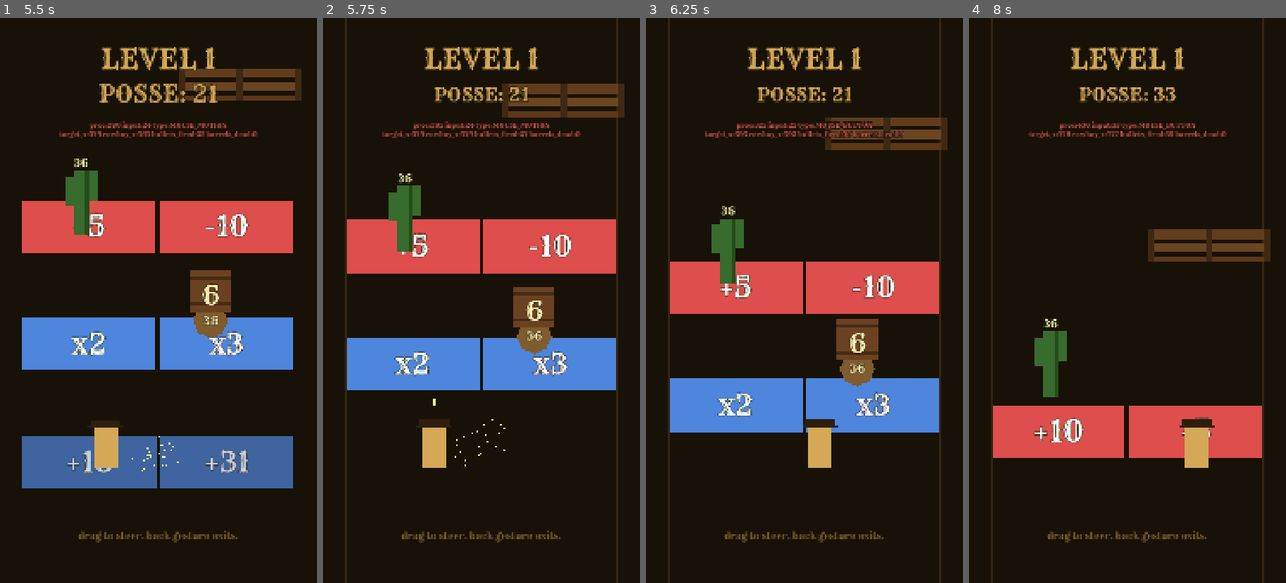
Above: before the commit, frames 1-4 (left to right).
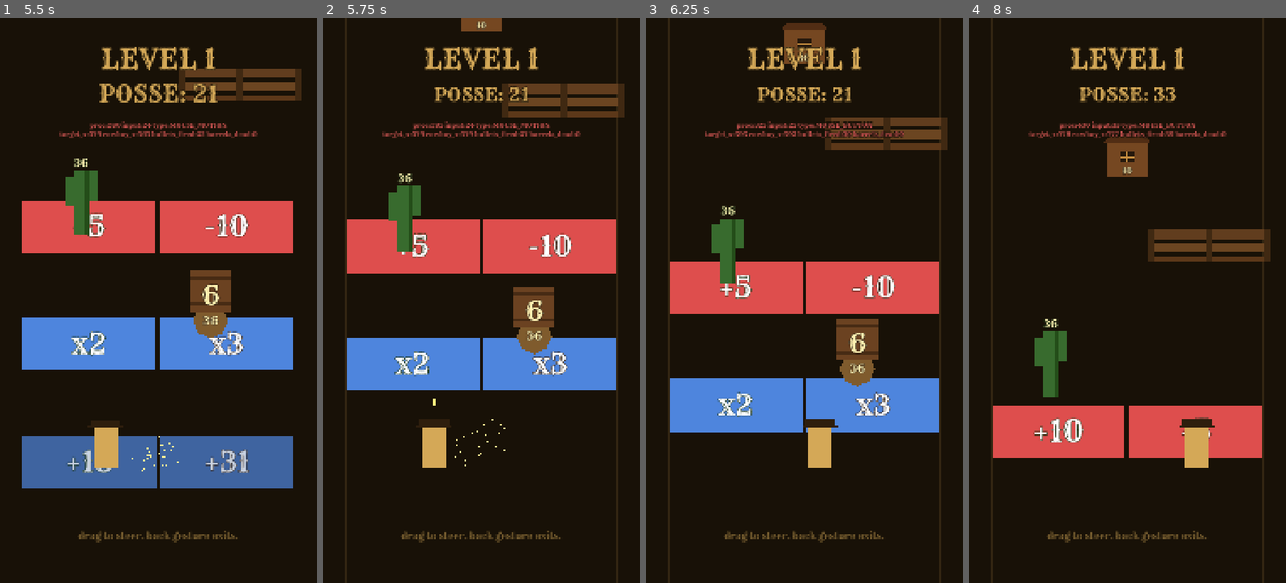
Above: after the commit, the same moments.

Repository: Joeputin100/Not_This_Again
Game: Godot game, scene res://scenes/main_menu.tscn
Same seed, same stepped clock (60 frames per second), same inputs: the game is played once before the commit and once after it.
Inputs (mouse positions are in pixels of both pictures, inside the frame that each line leads up to):
- Up to frame 1 (5.5 s): click "PLAY" at 0.5 s; tap Enter at 1.25 s; move the mouse to (228, 272) at 1.27 s; hold Shift 1.28-2 s; click (228, 272) at 1.42 s; drag from (95, 328) to (142, 413) at 2.02 s; move the mouse to (190, 176) at 2.77 s; tap Ctrl at 2.85 s; click (190, 176) at 2.92 s; drag from (142, 413) to (63, 215) at 3.52 s; move the mouse to (253, 385) at 4.27 s; tap Alt at 4.35 s; click (253, 385) at 4.42 s; drag from (63, 215) to (110, 159) at 5.02 s
- Up to frame 2 (5.75 s): no input
- Up to frame 3 (6.25 s): move the mouse to (820, 300) at 5.77 s; hold Shift from 5.78 s (still down); click (820, 300) at 5.92 s
- Up to frame 4 (8 s): release Shift at 6.5 s; drag from (1079, 159) to (1064, 328) at 6.52 s; move the mouse to (1197, 272) at 7.27 s; tap Ctrl at 7.35 s; click (1197, 272) at 7.42 s

Frame 1 is identical in both runs. In frame 2, 0.3% of the frame differs, in the area x 43-57%, y 0-3%; in frame 3, 0.7%; in frame 4, 0.9%, in the area x 42-57%, y 21-29%.

Commit message:
iter 20: chicken coop obstacle + chickens + 13 new tests
User: chicken coop is destroyed by gunfire → releases 6-10 chickens
with 1-3 HP each that run around chaotically. Vision blocker + visual
chaos. No posse damage.

CHICKEN COOP (HP 10, destructible, releases chickens on death)
- scripts/chicken_coop.gd: joins "chicken_coops" group. take_bullet_hit
  reduces HP by 1, splinter particles. On death: emits destroyed signal
  and spawns CHICKEN_COUNT_MIN..MAX (6-10) chickens at the coop's
  position, parented to the level scene. COWBOY_DAMAGE = 0 (the chaos
  is the consequence, not the coop itself).
- scenes/chicken_coop.tscn: wooden body, dark roof polygon, window
  with crossbars, HP label, splinter particles.

CHICKEN (HP 1-3 random, chaotic mover, vision-blocker)
- scripts/chicken.gd: joins "chickens" group. _ready randomizes HP
  to 1-3 per spawn. _process picks a new random heading every 0.65s,
  runs at 240 px/sec, despawns when shot / off-screen / after 5.5s.
  Scale-oscillates 14Hz for flap animation. get_cowboy_damage = 0.
- scenes/chicken.tscn: small white hexagonal body, red comb, orange
  beak, black eye, feather particle burst on death.

LEVEL INTEGRATION
- scripts/level.gd: added bullet-vs-coop and bullet-vs-chicken
  collision passes. Coops and chickens have 0 cowboy damage so they
  skip the cowboy-collision pass (commented-out reason).
- scenes/level.tscn: ChickenCoop1 placed at (540, -1100), behind the
  barricade so it appears late in the level.

TESTS (222 → 235 total)
- test_chicken.gd (6): group, HP 1-3 range, zero cowboy damage,
  take_bullet_hit decrements, returns true, 1HP dies on 1 shot.
- test_chicken_coop.gd (7): group, max HP init, hit decrement,
  zero cowboy damage, destruction after MAX_HP hits, destroyed signal
  fires with x position, releases 6-10 chickens, post-destroy hits
  return false.

Diff:
--- /dev/null
+++ b/godot/scenes/chicken.tscn
@@ -0,0 +1,39 @@
+[gd_scene load_steps=2 format=3 uid="uid://b0nttg_chicken_001"]
+
+[ext_resource type="Script" path="res://scripts/chicken.gd" id="1_chicken"]
+
+[node name="Chicken" type="Node2D"]
+script = ExtResource("1_chicken")
+
+[node name="Body" type="Polygon2D" parent="."]
+color = Color(1, 0.95, 0.92, 1)
+polygon = PackedVector2Array(-18, -10, 18, -10, 22, 4, 18, 20, -18, 20, -22, 4)
+
+[node name="Comb" type="Polygon2D" parent="."]
+color = Color(0.85, 0.18, 0.14, 1)
+polygon = PackedVector2Array(-8, -20, 8, -20, 6, -10, -6, -10)
+
+[node name="Beak" type="Polygon2D" parent="."]
+color = Color(0.95, 0.62, 0.18, 1)
+polygon = PackedVector2Array(18, -2, 28, 2, 18, 6)
+
+[node name="EyeL" type="Polygon2D" parent="."]
+color = Color(0.1, 0.05, 0.02, 1)
+polygon = PackedVector2Array(7, -7, 11, -7, 11, -3, 7, -3)
+
+[node name="Feathers" type="CPUParticles2D" parent="."]
+emitting = false
+amount = 14
+one_shot = true
+explosiveness = 0.95
+lifetime = 0.6
+emission_shape = 1
+emission_sphere_radius = 18.0
+direction = Vector2(0, -1)
+spread = 180.0
+initial_velocity_min = 80.0
+initial_velocity_max = 200.0
+gravity = Vector2(0, 180)
+scale_amount_min = 2.5
+scale_amount_max = 5.0
+color = Color(1, 0.95, 0.92, 1)
--- /dev/null
+++ b/godot/scenes/chicken_coop.tscn
@@ -0,0 +1,76 @@
+[gd_scene load_steps=3 format=3 uid="uid://b0nttg_chickencoop_001"]
+
+[ext_resource type="Script" path="res://scripts/chicken_coop.gd" id="1_coop"]
+[ext_resource type="Theme" path="res://assets/theme.tres" id="2_theme"]
+
+[node name="ChickenCoop" type="Node2D"]
+position = Vector2(540, -400)
+script = ExtResource("1_coop")
+
+[node name="Body" type="ColorRect" parent="."]
+offset_left = -70.0
+offset_top = -50.0
+offset_right = 70.0
+offset_bottom = 65.0
+color = Color(0.46, 0.28, 0.13, 1)
+mouse_filter = 2
+
+[node name="Roof" type="Polygon2D" parent="."]
+color = Color(0.32, 0.18, 0.08, 1)
+polygon = PackedVector2Array(-80, -50, 80, -50, 60, -75, -60, -75)
+
+[node name="Window" type="ColorRect" parent="."]
+offset_left = -22.0
+offset_top = -20.0
+offset_right = 22.0
+offset_bottom = 14.0
+color = Color(0.15, 0.1, 0.05, 1)
+mouse_filter = 2
+
+[node name="WindowBarV" type="ColorRect" parent="."]
+offset_left = -2.0
+offset_top = -20.0
+offset_right = 2.0
+offset_bottom = 14.0
+color = Color(0.78, 0.56, 0.25, 1)
+mouse_filter = 2
+
+[node name="WindowBarH" type="ColorRect" parent="."]
+offset_left = -22.0
+offset_top = -5.0
+offset_right = 22.0
+offset_bottom = -1.0
+color = Color(0.78, 0.56, 0.25, 1)
+mouse_filter = 2
+
+[node name="HpLabel" type="Label" parent="."]
+offset_left = -50.0
+offset_top = 25.0
+offset_right = 50.0
+offset_bottom = 65.0
+theme = ExtResource("2_theme")
+theme_override_colors/font_color = Color(1, 0.95, 0.7, 1)
+theme_override_colors/font_outline_color = Color(0.1, 0.05, 0.02, 1)
+theme_override_constants/outline_size = 5
+theme_override_font_sizes/font_size = 28
+text = "10"
+horizontal_alignment = 1
+vertical_alignment = 1
+mouse_filter = 2
+
+[node name="Splinters" type="CPUParticles2D" parent="."]
+emitting = false
+amount = 10
+one_shot = true
+explosiveness = 0.9
+lifetime = 0.5
+emission_shape = 1
+emission_sphere_radius = 50.0
+direction = Vector2(0, -1)
+spread = 180.0
+initial_velocity_min = 100.0
+initial_velocity_max = 260.0
+gravity = Vector2(0, 280)
+scale_amount_min = 3.0
+scale_amount_max = 6.0
+color = Color(0.7, 0.5, 0.25, 1)
--- a/godot/scenes/level.tscn
+++ b/godot/scenes/level.tscn
@@ -7,6 +7,7 @@
 [ext_resource type="PackedScene" path="res://scenes/tumbleweed.tscn" id="5_tw"]
 [ext_resource type="PackedScene" path="res://scenes/cactus.tscn" id="6_cactus"]
 [ext_resource type="PackedScene" path="res://scenes/barricade.tscn" id="7_barricade"]
+[ext_resource type="PackedScene" path="res://scenes/chicken_coop.tscn" id="8_coop"]
 
 [node name="Level" type="Node2D"]
 script = ExtResource("1_level")
@@ -62,6 +63,9 @@
 
 [node name="Barricade1" parent="." instance=ExtResource("7_barricade")]
 position = Vector2(820, -800)
+
+[node name="ChickenCoop1" parent="." instance=ExtResource("8_coop")]
+position = Vector2(540, -1100)
 
 [node name="Barrel2" parent="." instance=ExtResource("4_barrel")]
 position = Vector2(720, -100)
--- /dev/null
+++ b/godot/scripts/chicken.gd
@@ -0,0 +1,74 @@
+extends Node2D
+
+# A loose chicken — released when a chicken_coop is destroyed.
+# Moves chaotically: picks a random heading every CHANGE_DIR_INTERVAL
+# seconds, runs at MOVE_SPEED. 1-3 HP (randomized at spawn).
+# No collision damage to cowboy — pure visual chaos / vision blocker.
+# Bullets still kill it. Despawns when shot, off-screen, or after LIFESPAN.
+
+const MOVE_SPEED: float = 240.0
+const CHANGE_DIR_INTERVAL: float = 0.65
+const LIFESPAN: float = 5.5
+const SIZE: Vector2 = Vector2(60, 60)
+const FLAP_FREQ_HZ: float = 14.0
+
+var hp: int = 2
+var _heading: Vector2 = Vector2.RIGHT
+var _change_dir_timer: float = 0.0
+var _life_timer: float = 0.0
+var _flap_phase: float = 0.0
+
+@onready var body: Polygon2D = $Body
+
+func _ready() -> void:
+	add_to_group("chickens")
+	# Randomized HP 1-3 per chicken so a few die instantly while
+	# others take a moment — feels like a real flock.
+	hp = randi_range(1, 3)
+	_pick_new_heading()
+
+func _process(delta: float) -> void:
+	_life_timer += delta
+	if _life_timer > LIFESPAN:
+		queue_free()
+		return
+	# Chaotic direction changes.
+	_change_dir_timer += delta
+	if _change_dir_timer >= CHANGE_DIR_INTERVAL:
+		_change_dir_timer = 0.0
+		_pick_new_heading()
+	position += _heading * MOVE_SPEED * delta
+	# Despawn if it leaves the playfield.
+	if position.x < -120 or position.x > 1200 or position.y < -120 or position.y > 2080:
+		queue_free()
+		return
+	# Flap animation — scale oscillation. Suggests wing-beats without
+	# requiring sprite sheets.
+	_flap_phase += delta * FLAP_FREQ_HZ
+	var flap := 1.0 + 0.18 * sin(_flap_phase * TAU)
+	if body:
+		body.scale = Vector2(1.0, flap)
+
+func take_bullet_hit() -> bool:
+	hp -= 1
+	if hp <= 0:
+		_play_death()
+	return true  # bullet consumed
+
+# Chickens don't damage the cowboy — vision-blocker only.
+func get_cowboy_damage() -> int:
+	return 0
+
+func _pick_new_heading() -> void:
+	_heading = Vector2.RIGHT.rotated(randf() * TAU)
+
+func _play_death() -> void:
+	if has_node("Feathers"):
+		var feathers: CPUParticles2D = $Feathers
+		feathers.emitting = true
+	var tween := create_tween().set_parallel(true)
+	tween.tween_property(self, "modulate:a", 0.0, 0.25)
+	tween.tween_property(self, "scale", Vector2(1.4, 1.4), 0.25) \
+		.set_trans(Tween.TRANS_BACK).set_ease(Tween.EASE_OUT)
+	await tween.finished
+	queue_free()
--- /dev/null
+++ b/godot/scripts/chicken_coop.gd
@@ -0,0 +1,85 @@
+extends Node2D
+
+# Wooden chicken coop — destructible obstacle. Takes MAX_HP bullets to
+# destroy. On destruction, spawns CHICKEN_COUNT loose chickens that
+# scatter in random directions (vision blocker + visual chaos, see
+# chicken.gd). No cowboy collision damage (the coop is decorative
+# scenery; the chaos is the consequence).
+
+signal destroyed(coop_x: float)
+
+const ChickenScene := preload("res://scenes/chicken.tscn")
+
+const MAX_HP: int = 10
+const SCROLL_SPEED: float = 220.0
+const SIZE: Vector2 = Vector2(140, 130)
+const CHICKEN_COUNT_MIN: int = 6
+const CHICKEN_COUNT_MAX: int = 10
+const COWBOY_DAMAGE: int = 0  # coop is decorative; chickens are the payload
+
+var hp: int = MAX_HP
+var _destroyed: bool = false
+
+@onready var hp_label: Label = $HpLabel
+@onready var splinters: CPUParticles2D = $Splinters
+
+func _ready() -> void:
+	hp = MAX_HP
+	_refresh_hp_label()
+	add_to_group("chicken_coops")
+
+func _process(delta: float) -> void:
+	if _destroyed:
+		return
+	position.y += SCROLL_SPEED * delta
+	if position.y > 2200.0:
+		queue_free()
+
+func take_bullet_hit() -> bool:
+	if _destroyed:
+		return false
+	hp -= 1
+	_refresh_hp_label()
+	_emit_splinter()
+	if hp <= 0:
+		_destroyed = true
+		destroyed.emit(position.x)
+		_release_chickens()
+		_play_destroy_animation()
+	return true
+
+func get_cowboy_damage() -> int:
+	return COWBOY_DAMAGE
+
+func _release_chickens() -> void:
+	var n := randi_range(CHICKEN_COUNT_MIN, CHICKEN_COUNT_MAX)
+	# Add chickens to the SAME parent as the coop (the level), so they
+	# share the world transform. Position them clustered at the coop
+	# spot — chicken.gd's random-heading picker handles their scatter.
+	var level := get_parent()
+	if not level:
+		return
+	for i in n:
+		var c := ChickenScene.instantiate()
+		c.position = position + Vector2(randf_range(-30, 30), randf_range(-30, 30))
+		level.add_child(c)
+
+func _refresh_hp_label() -> void:
+	if hp_label:
+		hp_label.text = str(maxi(hp, 0))
+
+func _emit_splinter() -> void:
+	if splinters:
+		splinters.restart()
+		splinters.emitting = true
+
+func _play_destroy_animation() -> void:
+	if splinters:
+		splinters.amount = 50
+		splinters.restart()
+	var tween := create_tween().set_parallel(true)
+	tween.tween_property(self, "modulate:a", 0.0, 0.35)
+	tween.tween_property(self, "scale", Vector2(1.25, 1.25), 0.35) \
+		.set_trans(Tween.TRANS_BACK).set_ease(Tween.EASE_OUT)
+	await tween.finished
+	queue_free()
--- a/godot/scripts/level.gd
+++ b/godot/scripts/level.gd
@@ -17,6 +17,8 @@
 const TumbleweedScript = preload("res://scripts/tumbleweed.gd")
 const CactusScript = preload("res://scripts/cactus.gd")
 const BarricadeScript = preload("res://scripts/barricade.gd")
+const ChickenCoopScript = preload("res://scripts/chicken_coop.gd")
+const ChickenScript = preload("res://scripts/chicken.gd")
 
 const FOLLOW_SPEED: float = 12.0
 const STARTING_POSSE: int = 5
@@ -129,11 +131,15 @@
 	_resolve_bullet_obstacle_collisions("tumbleweeds", TumbleweedScript.SIZE)
 	_resolve_bullet_obstacle_collisions("cacti", CactusScript.SIZE)
 	_resolve_bullet_obstacle_collisions("barricades", BarricadeScript.SIZE)
+	_resolve_bullet_obstacle_collisions("chicken_coops", ChickenCoopScript.SIZE)
+	_resolve_bullet_obstacle_collisions("chickens", ChickenScript.SIZE)
 	# Cowboy ↔ obstacle collision passes (posse damage).
 	_resolve_barrel_cowboy_collisions()
 	_resolve_obstacle_cowboy_collisions("tumbleweeds", TumbleweedScript.SIZE)
 	_resolve_obstacle_cowboy_collisions("cacti", CactusScript.SIZE)
 	_resolve_obstacle_cowboy_collisions("barricades", BarricadeScript.SIZE)
+	# chicken_coops and chickens have get_cowboy_damage() == 0, so we
+	# skip them in the cowboy-collision pass (no point processing).
 
 	# Diagnostic — fallback to get_node in case @onready ref is stale.
 	var dbg := debug_label if debug_label != null else get_node_or_null("UI/DebugInfo") as Label
--- /dev/null
+++ b/godot/test/test_chicken.gd
@@ -0,0 +1,38 @@
+extends GutTest
+
+const ChickenScene = preload("res://scenes/chicken.tscn")
+const ChickenScript = preload("res://scripts/chicken.gd")
+
+var chicken: Node2D
+
+func before_each():
+	chicken = ChickenScene.instantiate()
+	add_child_autofree(chicken)
+	# NOT awaiting process_frame — chicken's _ready does randi_range
+	# for HP, and we want to inspect that pristine state before any
+	# _process movement / lifespan ticks.
+
+func test_added_to_chickens_group():
+	assert_true(chicken.is_in_group("chickens"))
+
+func test_starts_with_hp_between_1_and_3():
+	assert_gte(chicken.hp, 1, "chicken HP >= 1")
+	assert_lte(chicken.hp, 3, "chicken HP <= 3")
+
+func test_zero_cowboy_damage():
+	# Vision blocker only — chickens don't damage the cowboy on contact.
+	assert_eq(chicken.get_cowboy_damage(), 0,
+		"chickens should NOT damage posse")
+
+func test_take_bullet_hit_decrements_hp():
+	chicken.hp = 3
+	chicken.take_bullet_hit()
+	assert_eq(chicken.hp, 2)
+
+func test_take_bullet_hit_returns_true_consumed():
+	assert_true(chicken.take_bullet_hit())
+
+func test_one_hp_chicken_dies_on_one_shot():
+	chicken.hp = 1
+	chicken.take_bullet_hit()
+	assert_lte(chicken.hp, 0)
--- /dev/null
+++ b/godot/test/test_chicken_coop.gd
@@ -0,0 +1,59 @@
+extends GutTest
+
+const CoopScene = preload("res://scenes/chicken_coop.tscn")
+const CoopScript = preload("res://scripts/chicken_coop.gd")
+
+var coop: Node2D
+
+func before_each():
+	coop = CoopScene.instantiate()
+	add_child_autofree(coop)
+	await get_tree().process_frame
+
+func test_starts_at_max_hp():
+	assert_eq(coop.hp, CoopScript.MAX_HP)
+
+func test_added_to_chicken_coops_group():
+	assert_true(coop.is_in_group("chicken_coops"))
+
+func test_take_bullet_hit_decrements_hp():
+	var before := coop.hp
+	coop.take_bullet_hit()
+	assert_eq(coop.hp, before - 1)
+
+func test_zero_cowboy_damage():
+	# Coop itself doesn't damage; chickens are the consequence.
+	assert_eq(coop.get_cowboy_damage(), 0)
+
+func test_max_hp_hits_destroys():
+	for i in CoopScript.MAX_HP:
+		coop.take_bullet_hit()
+	assert_true(coop._destroyed)
+
+func test_destruction_emits_destroyed_signal():
+	coop.position = Vector2(360, 100)
+	watch_signals(coop)
+	for i in CoopScript.MAX_HP:
+		coop.take_bullet_hit()
+	assert_signal_emitted_with_parameters(coop, "destroyed", [360.0])
+
+func test_destruction_releases_chickens():
+	# When the coop dies, it should add CHICKEN_COUNT_MIN..MAX chickens
+	# to its parent. Count them by group membership.
+	var before_count := get_tree().get_nodes_in_group("chickens").size()
+	for i in CoopScript.MAX_HP:
+		coop.take_bullet_hit()
+	# Process a frame so any deferred adds settle.
+	await get_tree().process_frame
+	var after_count := get_tree().get_nodes_in_group("chickens").size()
+	var added := after_count - before_count
+	assert_gte(added, CoopScript.CHICKEN_COUNT_MIN,
+		"should spawn at least CHICKEN_COUNT_MIN chickens (got %d)" % added)
+	assert_lte(added, CoopScript.CHICKEN_COUNT_MAX,
+		"should spawn at most CHICKEN_COUNT_MAX chickens (got %d)" % added)
+
+func test_hits_after_destroyed_return_false():
+	for i in CoopScript.MAX_HP:
+		coop.take_bullet_hit()
+	assert_false(coop.take_bullet_hit(),
+		"destroyed coop shouldn't consume further bullets")
Not shown, changed: docs/design.md
